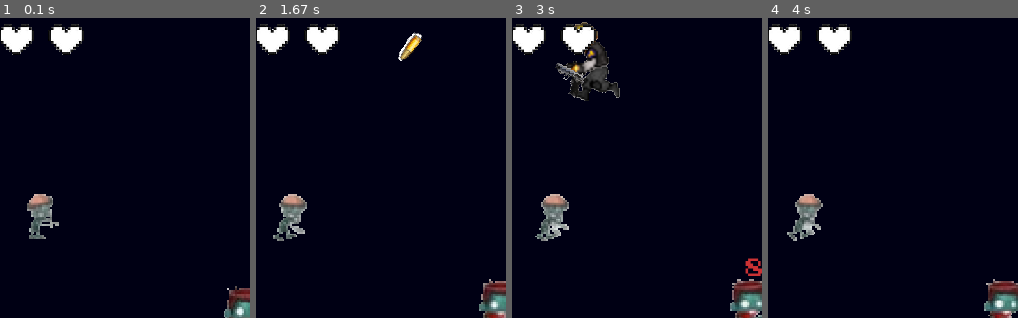
Above: before the commit, frames 1-4 (left to right).
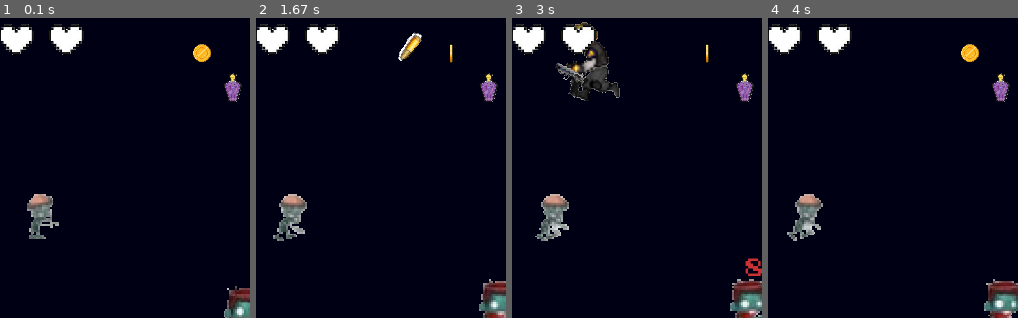
Above: after the commit, the same moments.

Repository: PrintRonald/PYGAME
Game: pygame game, started from main.py
The game is run twice, just before and just after one commit, with the same random seed, the same clock (stepped at 60 frames per second) and the same inputs.
Inputs (mouse positions are % of the whole screen's width and height, from its top left):
- Up to frame 1 (0.1 s): no input
- Up to frame 2 (1.67 s): hold D 0.33-0.8 s; move the mouse to (74, 54) at 0.37 s; click (81, 56) at 0.88 s; hold W 1.17-1.47 s; click (42, 51) at 1.25 s; hold D from 1.5 s (still down); click (31, 35) at 1.58 s
- Up to frame 3 (3 s): release D at 1.97 s; hold A 2-2.53 s; click (outside the picture) at 2.08 s; hold S 2.57-2.87 s; click (98, 59) at 2.65 s; hold A from 2.9 s (still down); click (83, 16) at 2.98 s
- Up to frame 4 (4 s): release A at 3.3 s; hold W 3.33-3.7 s; click (23, 47) at 3.42 s
The pictures show only the part of the screen within x 32-81%, y 0-50%; the shares and areas given below are measured in that part.

The runs differ from the first frame. In frame 1, 0.8% of the frame differs, in the area x 77-97%, y 8-28%; in frame 2, 0.5%; in frame 3, 0.5%; in frame 4, 0.8%.

Commit message:
Versión 1.0.10
Cómo gestionar puntuaciones y energía

Diff:
--- /dev/null
+++ b/items.py
@@ -0,0 +1,23 @@
+import pygame.sprite
+
+
+class Item(pygame.sprite.Sprite):
+    def __init__(self,x,y,item_type,animacion_list):
+        pygame.sprite.Sprite.__init__(self)
+        self.item_type = item_type # 0 = monedas, 1 = posiones
+        self.animacion_list = animacion_list
+        self.frame_index = 0
+        self.update_time = pygame.time.get_ticks()
+        self.image = self.animacion_list[self.frame_index]
+        self.rect = self.image.get_rect()
+        self.rect = (x,y)
+
+    def update(self):
+        cooldown_animacion = 100
+        self.image = self.animacion_list[self.frame_index]
+
+        if pygame.time.get_ticks() - self.update_time > cooldown_animacion:
+            self.frame_index += 1
+            self.update_time = pygame.time.get_ticks()
+        if self.frame_index >= len(self.animacion_list):
+            self.frame_index = 0
--- a/main.py
+++ b/main.py
@@ -3,6 +3,7 @@
 from personaje import Personaje
 from weapon import Weapon
 from textos import DamageText
+from items import Item
 import os
 #Funciones
 #escalar imagen
@@ -78,6 +79,20 @@
 #player_image = pygame.transform.scale(player_image,(player_image.get_width()*constantes.SCALA_PERSONAJE,player_image.get_height()*constantes.SCALA_PERSONAJE))
 #player_image = escalar_img(player_image, constantes.SCALA_PERSONAJE)
 
+#Cargar imagenes de los items
+posion_roja = pygame.image.load("assets//images//items//potion.PNG")
+posion_roja = escalar_img(posion_roja, 0.25)
+
+#Cargar imagenes coin
+coin_images = []
+ruta_img ="assets//images//items//coin"
+num_coin_images = contar_elemento(ruta_img)
+#print(f"Numero de imagenes de monedas: {num_coin_images}")
+for i in range(num_coin_images):
+    img = pygame.image.load(f"assets//images//items//coin//coin_{i+1}.PNG")
+    img = escalar_img(img,0.25)
+    coin_images.append(img)
+
 def vida_jugador():
     c_mitad_dibujado = False
     for i in range(5):
@@ -110,6 +125,13 @@
 #Crear un grupo de sprites (para gestionar las balas)
 grupo_damage_text = pygame.sprite.Group()
 grupo_balas = pygame.sprite.Group()
+grupo_items = pygame.sprite.Group()
+
+coin = Item(350,25,0,coin_images)
+potion = Item(380,55,1,[posion_roja])
+
+grupo_items.add(coin)
+grupo_items.add(potion)
 
 # temporal y despues borrar
 #damage_text = DamageText(100, 240, '25', font, constantes.ROJO)
@@ -167,10 +189,13 @@
     #Actualizar daño
     grupo_damage_text.update()
 
+    #Actualizar items
+    grupo_items.update()
+
     #Dibujar al jugador
     #print(f'{delta_x},{delta_y}')
     jugador.dibujar(ventana)
-    #Dibuhar al enemigo
+    #Dibujar al enemigo
     for ene in lista_enemigos:
         ene.dibujar(ventana)
     #Dibujar el arma
@@ -182,6 +207,8 @@
     vida_jugador()
     #Dibujar textos
     grupo_damage_text.draw(ventana)
+    #Dibujar items
+    grupo_items.draw(ventana)
     for event in pygame.event.get():
         # Para poder cerrar la ventana o salir del bucle
         if event.type == pygame.QUIT:
Binary file added: assets/images/items/coin/coin_1.PNG
Binary file added: assets/images/items/coin/coin_2.PNG
Binary file added: assets/images/items/coin/coin_3.PNG
Binary file added: assets/images/items/coin/coin_4.PNG
Binary file added: assets/images/items/coin/coin_5.PNG
Binary file added: assets/images/items/coin/coin_6.PNG
Binary file added: assets/images/items/potion.PNG
